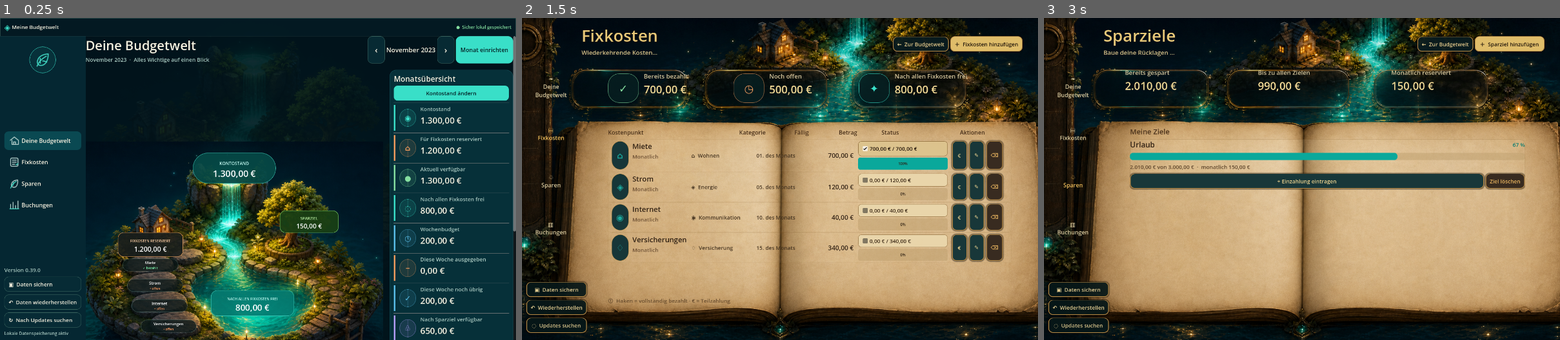
Above: before the commit, frames 1-3 (left to right).
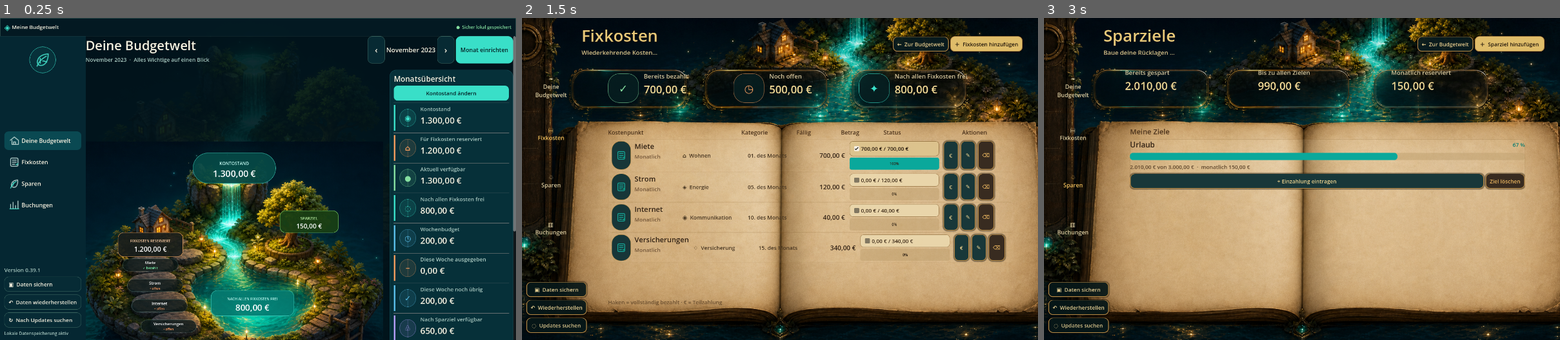
Above: after the commit, the same moments.

Repository: Liitschy/meine-budgetwelt
Game: Godot game, scene res://app/Main.tscn
The game is run twice, just before and just after one commit, with the same random seed, the same clock (stepped at 60 frames per second) and the same inputs.
Inputs:
- Up to frame 1 (0.25 s): no input
- Up to frame 2 (1.5 s): click "Deine Budgetwelt" at 0.5 s; click "Fixkosten" at 1.25 s
- Up to frame 3 (3 s): click "← Zur Budgetwelt" at 2 s; click "Sparen" at 2.75 s

The runs differ from the first frame. In frame 1, less than 0.1% of the frame differs, in the area x 7-8%, y 77-79%; in frame 2, 5.1%, in the area x 16-94%, y 34-90%; in frame 3, nothing differs.

Commit message:
Replace mobile book with glass landscape design

Diff:
--- a/app/main.gd
+++ b/app/main.gd
@@ -66,12 +66,16 @@
 var mobile_dashboard_values: Dictionary = {}
 var month_flow_panel: Control
 var fixed_header: BoxContainer
+var fixed_page_art: TextureRect
 var fixed_summary_row: BoxContainer
 var fixed_list_header: Control
 var fixed_list_panel: Control
+var fixed_hint_label: Label
 var savings_header: BoxContainer
+var savings_page_art: TextureRect
 var savings_list_panel: Control
 var transactions_header: BoxContainer
+var transactions_page_art: TextureRect
 var transactions_list_panel: Control
 var add_cost_dialog: Control
 var month_change_dialog: Control
@@ -81,6 +85,7 @@
 var savings_list: VBoxContainer
 var savings_summary_values: Dictionary = {}
 var savings_summary_row: BoxContainer
+var savings_list_title: Label
 var add_goal_panel: PanelContainer
 var add_goal_dialog: Control
 var goal_name_input: LineEdit
@@ -99,6 +104,7 @@
 var transaction_weekly_filter_button: Button
 var transaction_filter_summary: Label
 var transaction_list_header: BoxContainer
+var transaction_list_title: Label
 var add_transaction_panel: PanelContainer
 var add_transaction_dialog: Control
 var transaction_kind_input: OptionButton
@@ -985,6 +991,7 @@
 	page.size_flags_vertical = Control.SIZE_EXPAND_FILL
 
 	var art := TextureRect.new()
+	fixed_page_art = art
 	art.texture = load("res://assets/ui/fixed_costs_ledger_background.png")
 	art.expand_mode = TextureRect.EXPAND_IGNORE_SIZE
 	art.stretch_mode = TextureRect.STRETCH_KEEP_ASPECT_COVERED
@@ -1110,7 +1117,8 @@
 	scroll.add_child(fixed_cost_list)
 
 	var hint := Label.new()
-	hint.text = "ⓘ  Haken = vollständig bezahlt · € = Teilzahlung"
+	hint.text = "Haken = vollständig bezahlt · € = Teilzahlung"
+	fixed_hint_label = hint
 	hint.add_theme_color_override("font_color", Color("#684c2d"))
 	list_column.add_child(hint)
 
@@ -1268,7 +1276,11 @@
 func _build_fixed_cost_row(cost: Dictionary) -> Control:
 	var row_panel := PanelContainer.new()
 	row_panel.custom_minimum_size.y = 205 if _compact_layout else 76
-	row_panel.add_theme_stylebox_override("panel", _parchment_row_style())
+	row_panel.add_theme_stylebox_override(
+		"panel",
+		_style(Color("#041b22f2"), 18, Color("#b98b42"))
+		if _compact_layout else _parchment_row_style()
+	)
 
 	var row := BoxContainer.new()
 	row.vertical = _compact_layout
@@ -1289,12 +1301,12 @@
 		"panel",
 		_style(Color("#173638"), 24, Color("#b58a45"))
 	)
-	var category_emblem := Label.new()
-	category_emblem.text = _fixed_cost_icon(str(cost.category))
-	category_emblem.horizontal_alignment = HORIZONTAL_ALIGNMENT_CENTER
-	category_emblem.vertical_alignment = VERTICAL_ALIGNMENT_CENTER
-	category_emblem.add_theme_font_size_override("font_size", 24)
-	category_emblem.add_theme_color_override("font_color", Color("#1aa89c"))
+	var category_emblem := TextureRect.new()
+	category_emblem.texture = load("res://assets/icons/fixed-costs.svg")
+	category_emblem.expand_mode = TextureRect.EXPAND_IGNORE_SIZE
+	category_emblem.stretch_mode = TextureRect.STRETCH_KEEP_ASPECT_CENTERED
+	category_emblem.custom_minimum_size = Vector2(30, 30)
+	category_emblem.modulate = Color("#1fd3c2")
 	category_emblem_panel.add_child(category_emblem)
 	identity.add_child(category_emblem_panel)
 	var identity_text := VBoxContainer.new()
@@ -1303,7 +1315,9 @@
 	name.text = str(cost.name)
 	name.add_theme_font_override("font", display_font)
 	name.add_theme_font_size_override("font_size", 20)
-	name.add_theme_color_override("font_color", Color("#332315"))
+	name.add_theme_color_override(
+		"font_color", Color("#f0d796") if _compact_layout else Color("#332315")
+	)
 	identity_text.add_child(name)
 	var recurring := Label.new()
 	recurring.text = {
@@ -1313,7 +1327,9 @@
 	}.get(str(cost.get("frequency", "monthly")), "Monatlich")
 	if not bool(cost.get("due_this_month", true)):
 		recurring.text += " · diesen Monat nicht fällig"
-	recurring.add_theme_color_override("font_color", Color("#725437"))
+	recurring.add_theme_color_override(
+		"font_color", Color("#a9c5bf") if _compact_layout else Color("#725437")
+	)
 	identity_text.add_child(recurring)
 	identity.add_child(identity_text)
 	row.add_child(identity)
@@ -1333,7 +1349,9 @@
 	var due := Label.new()
 	due.text = "%02d. des Monats" % int(cost.due_day)
 	due.custom_minimum_size.x = 0 if _compact_layout else 130
-	due.add_theme_color_override("font_color", Color("#493722"))
+	due.add_theme_color_override(
+		"font_color", Color("#d4c18e") if _compact_layout else Color("#493722")
+	)
 	if _compact_layout:
 		due.text = "Fällig: %02d. des Monats" % int(cost.due_day)
 	row.add_child(due)
@@ -1346,7 +1364,9 @@
 	)
 	amount.add_theme_font_override("font", display_font)
 	amount.add_theme_font_size_override("font_size", 18)
-	amount.add_theme_color_override("font_color", Color("#332315"))
+	amount.add_theme_color_override(
+		"font_color", Color("#f6ead0") if _compact_layout else Color("#332315")
+	)
 	row.add_child(amount)
 
 	var payment_status := VBoxContainer.new()
@@ -1358,10 +1378,19 @@
 	if paid.disabled:
 		paid.text = "Diesen Monat nicht fällig"
 	paid.tooltip_text = "Haken setzt den Betrag vollständig bezahlt oder wieder auf offen."
-	paid.add_theme_color_override("font_color", Color("#3e2b18"))
-	paid.add_theme_color_override("font_hover_color", Color("#24170c"))
-	paid.add_theme_color_override("font_pressed_color", Color("#24170c"))
-	var paid_status_style := _style(Color("#ead7acee"), 9, Color("#9a7746"))
+	paid.add_theme_color_override(
+		"font_color", Color("#e9dbb7") if _compact_layout else Color("#3e2b18")
+	)
+	paid.add_theme_color_override(
+		"font_hover_color", Color("#ffffff") if _compact_layout else Color("#24170c")
+	)
+	paid.add_theme_color_override(
+		"font_pressed_color", Color("#ffffff") if _compact_layout else Color("#24170c")
+	)
+	var paid_status_style := (
+		_style(Color("#082c31ef"), 9, Color("#8e723f"))
+		if _compact_layout else _style(Color("#ead7acee"), 9, Color("#9a7746"))
+	)
 	paid_status_style.content_margin_top = 6
 	paid_status_style.content_margin_bottom = 6
 	paid.add_theme_stylebox_override("normal", paid_status_style)
@@ -1382,7 +1411,8 @@
 	row.add_child(payment_status)
 
 	var actions := HBoxContainer.new()
-	actions.custom_minimum_size.x = 156
+	actions.custom_minimum_size.x = 0 if _compact_layout else 156
+	actions.size_flags_horizontal = Control.SIZE_EXPAND_FILL
 	actions.add_theme_constant_override("separation", 6)
 
 	var payment := Button.new()
@@ -1391,6 +1421,7 @@
 	payment.custom_minimum_size = Vector2(42, 42)
 	if _compact_layout:
 		payment.text = "€"
+		payment.custom_minimum_size = Vector2(0, 42)
 		payment.size_flags_horizontal = Control.SIZE_EXPAND_FILL
 	payment.add_theme_color_override("font_color", Color("#e8cf8d"))
 	payment.add_theme_stylebox_override("normal", _ornament_button_style(Color("#183739")))
@@ -1403,7 +1434,8 @@
 	edit.tooltip_text = "%s bearbeiten" % str(cost.name)
 	edit.custom_minimum_size = Vector2(42, 42)
 	if _compact_layout:
-		edit.text = "✎"
+		edit.text = "•••"
+		edit.custom_minimum_size = Vector2(0, 42)
 		edit.size_flags_horizontal = Control.SIZE_EXPAND_FILL
 	edit.add_theme_color_override("font_color", Color("#e8cf8d"))
 	edit.add_theme_stylebox_override("normal", _ornament_button_style(Color("#183739")))
@@ -1416,11 +1448,31 @@
 	remove.custom_minimum_size = Vector2(42, 42)
 	if _compact_layout:
 		remove.text = "×"
+		remove.custom_minimum_size = Vector2(0, 42)
 		remove.size_flags_horizontal = Control.SIZE_EXPAND_FILL
 	remove.add_theme_color_override("font_color", Color("#e8b45f"))
 	remove.add_theme_stylebox_override("normal", _ornament_button_style(Color("#382b20")))
 	remove.pressed.connect(_remove_fixed_cost.bind(str(cost.id)))
 	actions.add_child(remove)
+	if _compact_layout:
+		edit.visible = false
+		remove.visible = false
+		var more := MenuButton.new()
+		more.text = "•••"
+		more.custom_minimum_size = Vector2(68, 42)
+		more.add_theme_color_override("font_color", Color("#e8cf8d"))
+		more.add_theme_stylebox_override("normal", _ornament_button_style(Color("#183739")))
+		var popup := more.get_popup()
+		popup.add_item("Bearbeiten", 0)
+		popup.add_item("Kostenpunkt löschen", 1)
+		popup.id_pressed.connect(
+			func(action_id: int) -> void:
+				if action_id == 0:
+					_open_edit_cost(str(cost.id))
+				else:
+					_remove_fixed_cost(str(cost.id))
+		)
+		actions.add_child(more)
 	row.add_child(actions)
 	return row_panel
 
@@ -1431,6 +1483,7 @@
 	page.size_flags_vertical = Control.SIZE_EXPAND_FILL
 
 	var art := TextureRect.new()
+	savings_page_art = art
 	art.texture = load("res://assets/ui/fixed_costs_ledger_background.png")
 	art.expand_mode = TextureRect.EXPAND_IGNORE_SIZE
 	art.stretch_mode = TextureRect.STRETCH_KEEP_ASPECT_COVERED
@@ -1524,6 +1577,7 @@
 	list_panel.add_child(list_column)
 	var list_title := Label.new()
 	list_title.text = "Meine Ziele"
+	savings_list_title = list_title
 	list_title.add_theme_font_override("font", display_font)
 	list_title.add_theme_font_size_override("font_size", 20)
 	list_title.add_theme_color_override("font_color", Color("#4b321b"))
@@ -1579,7 +1633,9 @@
 		var empty := Label.new()
 		empty.text = "Noch kein Sparziel angelegt."
 		empty.horizontal_alignment = HORIZONTAL_ALIGNMENT_CENTER
-		empty.add_theme_color_override("font_color", Color("#5b432a"))
+		empty.add_theme_color_override(
+			"font_color", Color("#e8ce91") if _compact_layout else Color("#5b432a")
+		)
 		savings_list.add_child(empty)
 		return
 
@@ -1591,7 +1647,7 @@
 	var panel := PanelContainer.new()
 	panel.custom_minimum_size.y = 190 if _compact_layout else 0
 	var card_style := (
-		_style(Color("#e8d2a8f5"), 18, Color("#9b7136"))
+		_style(Color("#041b22f2"), 18, Color("#b98b42"))
 		if _compact_layout else _style(Color("#fff4d218"), 12, Color("#8e6e3f44"))
 	)
 	card_style.content_margin_left = 18 if _compact_layout else 0
@@ -1610,7 +1666,9 @@
 	name.size_flags_horizontal = Control.SIZE_EXPAND_FILL
 	name.add_theme_font_size_override("font_size", 27 if _compact_layout else 21)
 	name.add_theme_font_override("font", display_font)
-	name.add_theme_color_override("font_color", Color("#332315"))
+	name.add_theme_color_override(
+		"font_color", Color("#f0d796") if _compact_layout else Color("#332315")
+	)
 	header.add_child(name)
 
 	var percentage := Label.new()
@@ -1638,7 +1696,9 @@
 		_money(float(goal.target_amount)),
 		_money(float(goal.monthly_contribution)),
 	]
-	details.add_theme_color_override("font_color", Color("#5b432a"))
+	details.add_theme_color_override(
+		"font_color", Color("#b8cbc4") if _compact_layout else Color("#5b432a")
+	)
 	details.add_theme_font_size_override("font_size", 16 if _compact_layout else 15)
 	details.autowrap_mode = TextServer.AUTOWRAP_WORD_SMART
 	column.add_child(details)
@@ -1803,6 +1863,7 @@
 	page.size_flags_vertical = Control.SIZE_EXPAND_FILL
 
 	var art := TextureRect.new()
+	transactions_page_art = art
 	art.texture = load("res://assets/ui/transactions_ledger_background.png")
 	art.expand_mode = TextureRect.EXPAND_IGNORE_SIZE
 	art.stretch_mode = TextureRect.STRETCH_KEEP_ASPECT_COVERED
@@ -1903,6 +1964,7 @@
 	list_header.add_theme_constant_override("separation", 10)
 	var list_title := Label.new()
 	list_title.text = "Verlauf"
+	transaction_list_title = list_title
 	list_title.add_theme_font_override("font", display_font)
 	list_title.add_theme_font_size_override("font_size", 21)
 	list_title.add_theme_color_override("font_color", Color("#4b321b"))
@@ -1990,7 +2052,12 @@
 			else "Für diesen Monat sind noch keine Buchungen vorhanden."
 		)
 		empty.horizontal_alignment = HORIZONTAL_ALIGNMENT_CENTER
-		empty.add_theme_color_override("font_color", Color("#5b432a"))
+		empty.autowrap_mode = TextServer.AUTOWRAP_WORD_SMART
+		empty.size_flags_horizontal = Control.SIZE_EXPAND_FILL
+		empty.custom_minimum_size.x = 0
+		empty.add_theme_color_override(
+			"font_color", Color("#e8ce91") if _compact_layout else Color("#5b432a")
+		)
 		transaction_list.add_child(empty)
 		_update_transaction_filter_summary(all_transactions, weekly_only)
 		return
@@ -2044,7 +2111,7 @@
 	var panel := PanelContainer.new()
 	panel.custom_minimum_size.y = 78 if _compact_layout else 0
 	var transaction_style := (
-		_style(Color("#ead6adf5"), 14, Color("#9b7136"))
+		_style(Color("#041b22f2"), 14, Color("#b98b42"))
 		if _compact_layout else _style(Color("#fff4d218"), 10, Color("#8e6e3f44"))
 	)
 	transaction_style.content_margin_left = 8 if _compact_layout else 0
@@ -2059,7 +2126,9 @@
 	day.custom_minimum_size.x = 42 if _compact_layout else 68
 	day.horizontal_alignment = HORIZONTAL_ALIGNMENT_CENTER
 	day.add_theme_font_size_override("font_size", 18)
-	day.add_theme_color_override("font_color", Color("#73552f"))
+	day.add_theme_color_override(
+		"font_color", Color("#d6bb78") if _compact_layout else Color("#73552f")
+	)
 	row.add_child(day)
 
 	var description_column := VBoxContainer.new()
@@ -2070,7 +2139,9 @@
 	description.text_overrun_behavior = TextServer.OVERRUN_TRIM_ELLIPSIS
 	description.add_theme_font_size_override("font_size", 17 if _compact_layout else 18)
 	description.add_theme_font_override("font", display_font)
-	description.add_theme_color_override("font_color", Color("#332315"))
+	description.add_theme_color_override(
+		"font_color", Color("#f0d796") if _compact_layout else Color("#332315")
+	)
 	description_column.add_child(description)
 
 	var category := Label.new()
@@ -2081,7 +2152,9 @@
 			3
 		) + 1
 		category.text = "Wochenbudget · Woche %d" % week_number
-	category.add_theme_color_override("font_color", Color("#5b432a"))
+	category.add_theme_color_override(
+		"font_color", Color("#a9c5bf") if _compact_layout else Color("#5b432a")
+	)
 	description_column.add_child(category)
 	row.add_child(description_column)
 
@@ -3830,6 +3903,8 @@
 		transaction_weekly_filter_button.size_flags_horizontal = (
 			Control.SIZE_EXPAND_FILL if compact else Control.SIZE_SHRINK_END
 		)
+	if is_instance_valid(fixed_hint_label):
+		fixed_hint_label.visible = not compact
 	if is_instance_valid(shopping_summary_row):
 		shopping_summary_row.vertical = compact
 
@@ -3847,6 +3922,27 @@
 func _apply_mobile_book_layout(compact: bool) -> void:
 	for control: Control in book_navigation_controls:
 		control.visible = not compact
+	var mobile_art := load("res://assets/world/budget_world_island.png")
+	if is_instance_valid(fixed_page_art):
+		fixed_page_art.texture = mobile_art if compact else load(
+			"res://assets/ui/fixed_costs_ledger_background.png"
+		)
+	if is_instance_valid(savings_page_art):
+		savings_page_art.texture = mobile_art if compact else load(
+			"res://assets/ui/fixed_costs_ledger_background.png"
+		)
+	if is_instance_valid(transactions_page_art):
+		transactions_page_art.texture = mobile_art if compact else load(
+			"res://assets/ui/transactions_ledger_background.png"
+		)
+	if is_instance_valid(savings_list_title):
+		savings_list_title.add_theme_color_override(
+			"font_color", Color("#e8ce91") if compact else Color("#4b321b")
+		)
+	if is_instance_valid(transaction_list_title):
+		transaction_list_title.add_theme_color_override(
+			"font_color", Color("#e8ce91") if compact else Color("#4b321b")
+		)
 
 	_configure_book_region(
 		fixed_header, fixed_summary_row, fixed_list_panel, compact,
@@ -3939,7 +4035,18 @@
 	subtitle.horizontal_alignment = HORIZONTAL_ALIGNMENT_CENTER if compact else HORIZONTAL_ALIGNMENT_LEFT
 	title.add_theme_font_size_override("font_size", 34 if compact else 46)
 	subtitle.add_theme_font_size_override("font_size", 16 if compact else 17)
-	subtitle.text_overrun_behavior = TextServer.OVERRUN_TRIM_ELLIPSIS
+	if compact:
+		subtitle.text = MonthManager.get_active_month_name()
+		subtitle.text_overrun_behavior = TextServer.OVERRUN_NO_TRIMMING
+	else:
+		subtitle.text = (
+			"Wiederkehrende Kosten für %s" % MonthManager.get_active_month_name()
+			if header == fixed_header
+			else "Baue deine Rücklagen Schritt für Schritt auf"
+			if header == savings_header
+			else "Einnahmen und Ausgaben des ausgewählten Monats"
+		)
+		subtitle.text_overrun_behavior = TextServer.OVERRUN_TRIM_ELLIPSIS
 	back_button.visible = true
 	back_button.text = "‹" if compact else "←  Zur Budgetwelt"
 	back_button.custom_minimum_size = Vector2(54, 54) if compact else Vector2(150, 42)
@@ -3977,7 +4084,7 @@
 		var row := card.get_child(0) as HBoxContainer
 		row.add_theme_constant_override("separation", 4 if compact else 14)
 		row.get_child(0).visible = not compact
-		row.get_child(1).visible = true
+		row.get_child(1).visible = not compact
 		(row.get_child(1) as Control).custom_minimum_size = (
 			Vector2(34, 34) if compact else Vector2(62, 62)
 		)
--- a/project.godot
+++ b/project.godot
@@ -7,7 +7,7 @@
 
 config/name="Budget & Wocheneinkauf"
 config/description="Einfache lokale Budgetplanung"
-config/version="0.39.0"
+config/version="0.39.1"
 config/icon="res://assets/app_icon.svg"
 run/main_scene="res://app/Main.tscn"
 
Not shown, changed: export_presets.cfg
